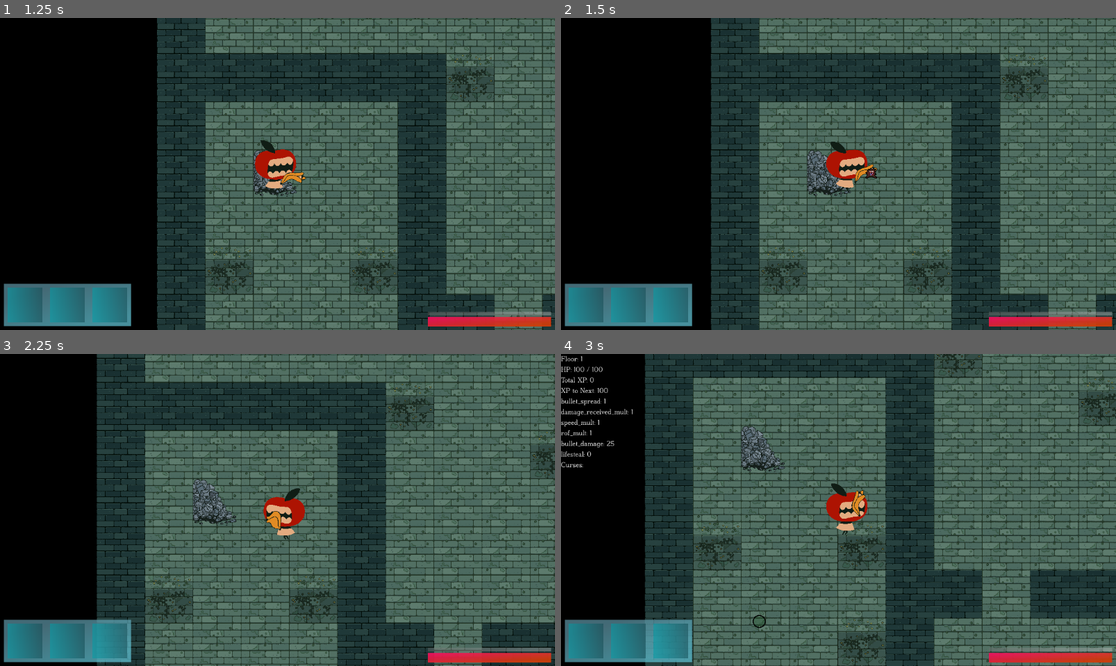
Above: before the commit, frames 1-4 (two rows, left to right).
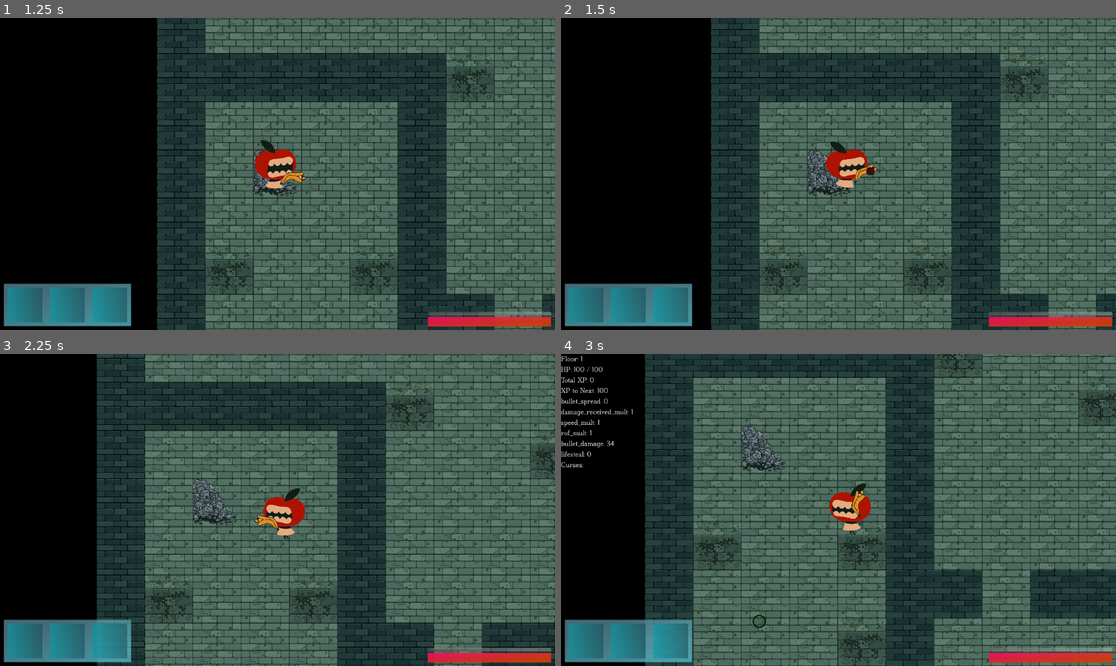
Above: after the commit, the same moments.

Repository: deejai/GodotWildJam54
Game: Godot game, scene res://Game/Views/MainMenu.tscn
The game is run twice, just before and just after one commit, with the same random seed, the same clock (stepped at 60 frames per second) and the same inputs. Sound files missing from this copy of the repository are replaced by a short silence.
Inputs (mouse positions are in pixels of both pictures, inside the frame that each line leads up to):
- Up to frame 1 (1.25 s): click "Begin" at 0.5 s
- Up to frame 2 (1.5 s): tap Enter at 1.25 s; move the mouse to (960, 158) at 1.27 s; press the mouse at (960, 158) at 1.28 s; hold D (move_right) from 1.28 s (still down)
- Up to frame 3 (2.25 s): move the mouse to (166, 525) at 2.02 s; release D (move_right) at 2.03 s; release the mouse at (166, 525) at 2.03 s; hold S (move_down) from 2.03 s (still down); click (166, 525) at 2.1 s
- Up to frame 4 (3 s): move the mouse to (894, 441) at 2.77 s; release S (move_down) at 2.78 s; hold D (move_right) from 2.78 s (still down); hold Tab from 2.78 s (still down)

Frame 1 is identical in both runs. In frame 2, less than 0.1% of the frame differs, in the area x 54-57%, y 47-52%; in frame 3, 0.1%; in frame 4, 0.5%, in the area x 7-56%, y 14-58%.

Commit message:
added boons. items pickup and drop as you walk over them

Diff:
--- a/Game/Characters/BananaMonster.tscn
+++ b/Game/Characters/BananaMonster.tscn
@@ -82,6 +82,7 @@
 alliance = 2
 hurt_sounds = Array[AudioStreamWAV]([ExtResource("2_rvip2"), ExtResource("3_rwq2y"), ExtResource("4_6fvwd")])
 char_sprite = NodePath("AnimatedSprite2D")
+stat_bullet_spread = null
 
 [node name="AnimatedSprite2D" type="AnimatedSprite2D" parent="."]
 position = Vector2(-1, -10)
--- a/Game/Characters/BlueberryMonster.tscn
+++ b/Game/Characters/BlueberryMonster.tscn
@@ -83,6 +83,7 @@
 hurt_sounds = Array[AudioStreamWAV]([ExtResource("2_jsrdm"), ExtResource("3_8rnm1"), ExtResource("4_ngs0g")])
 char_sprite = NodePath("AnimatedSprite2D7")
 bullet = ExtResource("5_ba12a")
+stat_bullet_spread = null
 
 [node name="AnimatedSprite2D7" type="AnimatedSprite2D" parent="."]
 scale = Vector2(0.2, 0.2)
--- a/Game/Characters/Character.gd
+++ b/Game/Characters/Character.gd
@@ -15,7 +15,6 @@
 
 var can_melee: bool = false
 
-@export var stat_bullet_spread: int = 1
 @export var stat_damage_received_mult: float = 1.0
 @export var stat_speed_mult: float = 1.0
 @export var stat_rof_mult: float = 1.0
--- a/Game/Characters/EnemyCharacter.gd
+++ b/Game/Characters/EnemyCharacter.gd
@@ -6,7 +6,7 @@
 
 var stat_xp_reward: float = 10.0
 
-var target: PlayerCharacter = null
+var target = null
 var speed: float = 50.0
 var nav_cd: float = 2.0
 var last_nav_pos: Vector2 = Vector2.ZERO
--- a/Game/Characters/Player.tscn
+++ b/Game/Characters/Player.tscn
@@ -163,6 +163,7 @@
 hurt_sounds = Array[AudioStreamWAV]([ExtResource("2_12cxk"), ExtResource("3_j4a18"), ExtResource("4_737ro")])
 char_sprite = NodePath("CharacterSprite")
 bullet = ExtResource("5_y5p60")
+stat_bullet_spread = null
 
 [node name="CharacterSprite" type="AnimatedSprite2D" parent="."]
 position = Vector2(-1, -23)
--- a/Game/Characters/PlayerCharacter.gd
+++ b/Game/Characters/PlayerCharacter.gd
@@ -7,7 +7,6 @@
 var xp_progress: float = 0.0
 
 var move_dir = Vector2.ZERO
-const SPEED = 3.0
 const JUMP_VELOCITY = -400.0
 
 # Get the gravity from the project settings to be synced with RigidBody nodes.
@@ -23,15 +22,15 @@
 
 var state: Main.CharState = Main.CharState.IDLE
 
-var last_shot: int = 0
-var shoot_cd: float = 750.0
-
 var gundir: Vector2 = Vector2.ZERO
 var gunpos: Vector2 = Vector2.ZERO
 
 var dead = false
 
-const base_player_bullet_damage: float = 25.0
+const base_bullet_damage: float = 34.0
+const base_speed: float = 3.0
+const base_rof: float = 1.0
+
 const gundist: float = 40.0
 
 func _ready():
@@ -54,7 +53,7 @@
 		char_sprite.flip_h = true
 	else:
 		gun_sprite.flip_v = false
-		char_sprite.flip_h = false
+#		char_sprite.flip_h = false
 
 	var dir_x: float = 0.0
 	var dir_y: float = 0.0
@@ -75,15 +74,15 @@
 		else:
 			char_sprite.animation = "walk"
 
-	position += move_dir * SPEED
-	velocity = move_dir * SPEED
+	var speed = calc_speed()
+	position += move_dir * speed
+	velocity = move_dir * speed
 
 	if Input.is_action_pressed("shoot"):
-		if Time.get_ticks_msec()-last_shot >= shoot_cd:
+		if engage_timer("shoot", 1.0/calc_rate_of_fire()):
 			gun_sprite.animation = "shoot"
 			gun_sprite.play()
 			gun_windup_sound.play()
-			last_shot = Time.get_ticks_msec()
 
 	if xp >= xp_to_next:
 		level += 1
@@ -94,11 +93,16 @@
 	move_and_slide()
 
 func _on_gun_sprite_animation_looped():
-	var new_bullet = bullet.instantiate()
-	new_bullet.position = position + gunpos
-	new_bullet.direction = gundir
-	new_bullet.damage = base_player_bullet_damage * stat_bullet_damage_mult
-	get_parent().add_child(new_bullet)
+	var num_bullets: int = 1 + calc_bullet_spread()
+	for i in range(num_bullets):
+		var new_bullet = bullet.instantiate()
+		new_bullet.position = position + gunpos
+		const ind_spred = PI/12.0
+		new_bullet.direction = gundir.rotated(-(num_bullets / 2) * ind_spred + i * ind_spred)
+		new_bullet.damage = calc_bullet_damage()
+		new_bullet.shooter = self
+		new_bullet.lifesteal = calc_lifesteal()
+		get_parent().add_child(new_bullet)
 	gunshot_sound.play()
 	gun_sprite.stop() # Replace with function body.
 	gun_sprite.animation = "idle"
@@ -115,3 +119,18 @@
 func gain_xp(xp_gain: float):
 	xp += xp_gain
 	xp_progress = (xp - Main.xp_required_to_reach_level(level)) / (Main.xp_required_to_reach_level(level+1) - Main.xp_required_to_reach_level(level))
+
+func calc_rate_of_fire():
+	return base_rof * (stat_rof_mult + Boons.status["rate_of_fire"])
+
+func calc_bullet_damage():
+	return base_bullet_damage * (stat_bullet_damage_mult + Boons.status["bullet_damage"])
+
+func calc_bullet_spread():
+	return Boons.status["bullet_spread"]
+
+func calc_lifesteal():
+	return Boons.status["lifesteal"]
+
+func calc_speed():
+	return base_speed * (stat_speed_mult + Boons.status["speed"])
--- a/Game/GUI/PlayerGUI.gd
+++ b/Game/GUI/PlayerGUI.gd
@@ -19,7 +19,7 @@
 # Called every frame. 'delta' is the elapsed time since the previous frame.
 func _process(delta):
 	if transition_layer.visible:
-		transition_layer_rect.modulate.a = max(0.0, transition_layer_rect.modulate.a - .67 * delta)
+		transition_layer_rect.modulate.a = max(0.0, transition_layer_rect.modulate.a - .5 * delta)
 		if transition_layer_rect.modulate.a == 0.0:
 			transition_layer.visible = false
 
@@ -31,12 +31,12 @@
 		stat_string += str("HP: ", Main.player.hp, " / ", 100, "\n")
 		stat_string += str("Total XP: ", Main.player.xp, "\n")
 		stat_string += str("XP to Next: ", Main.player.xp_to_next, "\n")
-		stat_string += str("bullet_spread: ", Main.player.stat_bullet_spread, "\n")
+		stat_string += str("bullet_spread: ", Main.player.calc_bullet_spread(), "\n")
 		stat_string += str("damage_received_mult: ", Main.player.stat_damage_received_mult, "\n")
 		stat_string += str("speed_mult: ", Main.player.stat_speed_mult, "\n")
 		stat_string += str("rof_mult: ", Main.player.stat_rof_mult, "\n")
-		stat_string += str("bullet_damage: ", Main.player.base_player_bullet_damage * Main.player.stat_bullet_damage_mult, "\n")
-		stat_string += str("lifesteal: ", Main.player.stat_lifesteal, "\n")
+		stat_string += str("bullet_damage: ", Main.player.calc_bullet_damage(), "\n")
+		stat_string += str("lifesteal: ", Main.player.calc_lifesteal(), "\n")
 		if Main.player.can_melee:
 			stat_string += str("melee_damage: ", Main.player.stat_melee_damage, "\n")
 			stat_string += str("melee_cd: ", Main.player.stat_melee_cd, "\n")
--- a/Game/Global/Boons.gd
+++ b/Game/Global/Boons.gd
@@ -15,3 +15,28 @@
 	"lifesteal": "Life Steal",
 	"speed": "Move Speed",
 }
+
+func random_boon_value(key: String, level: int):
+	if randf() > 0.9:
+		level += randi_range(1, 2)
+
+	match(key):
+		"rate_of_fire":
+			return randf_range(0.05 + 0.03 * level, 0.2 + 0.05 * level)
+
+		"bullet_damage":
+			return randf_range(1.0 * level, 5.0 + 1.0 * level)
+
+		"bullet_spread":
+			return randi_range(1, 1 + level / 3)
+
+		"lifesteal":
+			return randf_range(1.0 + 0.3 * level, 4.0 + 1.0 * level)
+
+		"speed":
+			return randf_range(0.05 + 0.03 * level, 0.2 + 0.05 * level)
+
+		_:
+			assert(false)
+
+	return false
--- a/Game/Objects/Item.gd
+++ b/Game/Objects/Item.gd
@@ -7,14 +7,14 @@
 
 @onready var description_label: RichTextLabel = $Description
 
-func pickup(player: PlayerCharacter):
+func pickup():
 	if curse_key != "":
 		Curses.status[curse_key] += 1
 
 	for boon in boons:
 		Boons.status[boon.key] += boon.value
 
-func drop(player: PlayerCharacter):
+func drop():
 	if curse_key != "":
 		Curses.status[curse_key] -= 1
 
@@ -25,7 +25,8 @@
 func _ready():
 	var description_text = ""
 	for boon in boons:
-		description_text += str(Boons.description[boon.key], ": ", boon.value, "\n")
+		var value_string = ": %.2f" % boon.value if boon.value is float else ": %d" % boon.value
+		description_text += str("[color=#66AA44]", Boons.description[boon.key], value_string, "[/color]\n")
 
 	if curse_key != "":
 		description_text += str("[color=#AA4444]", Curses.description[curse_key], "[/color]")
@@ -37,8 +38,20 @@
 	pass
 
 func _on_area_2d_body_entered(body):
-	pass # Replace with function body.
+	if body is PlayerCharacter:
+		pickup()
+
+func _on_area_2d_body_exited(body):
+	if body is PlayerCharacter:
+		drop()
 
 func randomize(level: int):
 	curse_key = Curses.status.keys().pick_random()
 	var num_boons = min(3, randi_range(1, 1 + Main.level / 3))
+
+	var boon_choices = Boons.status.keys().duplicate()
+	boon_choices.shuffle()
+
+	for i in range(num_boons):
+		var key = boon_choices.pop_front()
+		boons.append({"key": key, "value": Boons.random_boon_value(key, level)})
--- a/Game/Objects/Item.tscn
+++ b/Game/Objects/Item.tscn
@@ -42,3 +42,4 @@
 curse"
 
 [connection signal="body_entered" from="Area2D" to="." method="_on_area_2d_body_entered"]
+[connection signal="body_exited" from="Area2D" to="." method="_on_area_2d_body_exited"]
--- a/Game/Objects/Projectiles/Bullet.gd
+++ b/Game/Objects/Projectiles/Bullet.gd
@@ -1,6 +1,9 @@
 extends AnimatedSprite2D
 
 class_name Bullet
+
+var shooter = null
+var lifesteal: float = 0.0
 
 @export var lifetime: float = .5
 @export var damage: float = 10.0
@@ -29,6 +32,8 @@
 		if body.receive_damage(damage):
 			body.ministun(position)
 			Main.play_random_sound(impact_sounds, global_position)
+			if shooter and lifesteal > 0.0:
+				shooter.hp = min(100.0, shooter.hp + lifesteal)
 			queue_free()
 	elif not body is Character:
 		queue_free()
--- a/Game/Objects/Projectiles/Bullet.tscn
+++ b/Game/Objects/Projectiles/Bullet.tscn
@@ -1,25 +1,18 @@
-[gd_scene load_steps=8 format=3 uid="uid://boihhkdc0o55y"]
+[gd_scene load_steps=7 format=3 uid="uid://boihhkdc0o55y"]
 
-[ext_resource type="Texture2D" uid="uid://dkm8y86f3beb8" path="res://Assets/Sprites/Characters/slorg.png" id="1_7myxj"]
+[ext_resource type="Texture2D" uid="uid://chg33utfvipp2" path="res://Assets/Sprites/slot_strange_box.png" id="1_gasd3"]
 [ext_resource type="Script" path="res://Game/Objects/Projectiles/Bullet.gd" id="2_kl183"]
 [ext_resource type="AudioStream" uid="uid://dbxn2tw0d3g5c" path="res://Assets/SFX/03._Bullet_Impact.wav" id="3_ehuow"]
 
-[sub_resource type="AtlasTexture" id="AtlasTexture_bca0x"]
-atlas = ExtResource("1_7myxj")
+[sub_resource type="AtlasTexture" id="AtlasTexture_to3o7"]
+atlas = ExtResource("1_gasd3")
 region = Rect2(0, 0, 32, 32)
-
-[sub_resource type="AtlasTexture" id="AtlasTexture_y4046"]
-atlas = ExtResource("1_7myxj")
-region = Rect2(32, 0, 32, 32)
 
 [sub_resource type="SpriteFrames" id="SpriteFrames_a6bi4"]
 animations = [{
 "frames": [{
 "duration": 1.0,
-"texture": SubResource("AtlasTexture_bca0x")
-}, {
-"duration": 1.0,
-"texture": SubResource("AtlasTexture_y4046")
+"texture": SubResource("AtlasTexture_to3o7")
 }],
 "loop": true,
 "name": &"default",
@@ -27,9 +20,11 @@
 }]
 
 [sub_resource type="CircleShape2D" id="CircleShape2D_eug3h"]
+radius = 14.3329
 
 [node name="AnimatedSprite2D" type="AnimatedSprite2D"]
-position = Vector2(-1, -6)
+modulate = Color(0.894118, 0.270588, 0.184314, 1)
+scale = Vector2(0.5625, 0.5625)
 sprite_frames = SubResource("SpriteFrames_a6bi4")
 script = ExtResource("2_kl183")
 impact_sounds = Array[AudioStreamWAV]([ExtResource("3_ehuow")])
